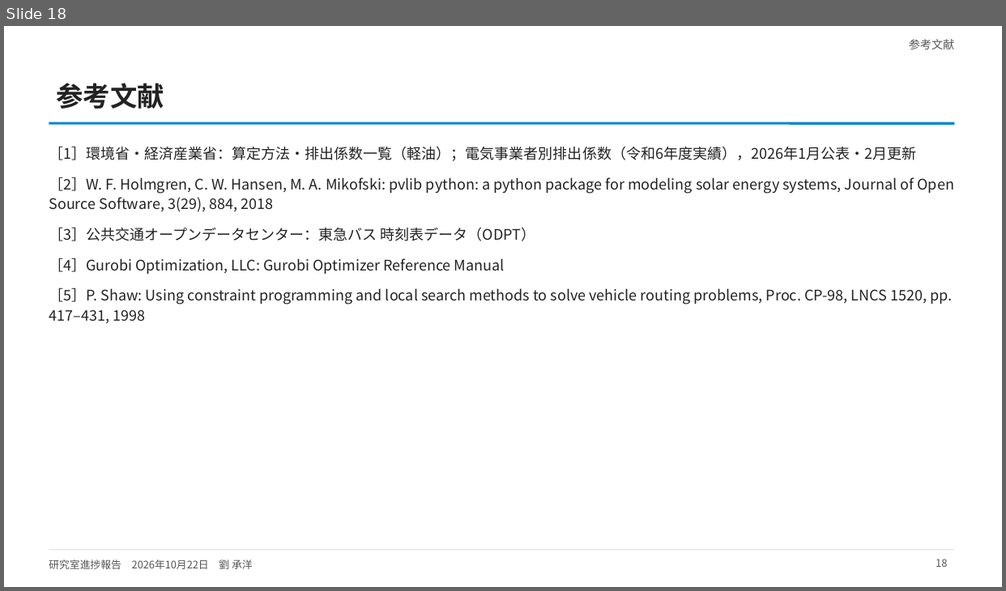
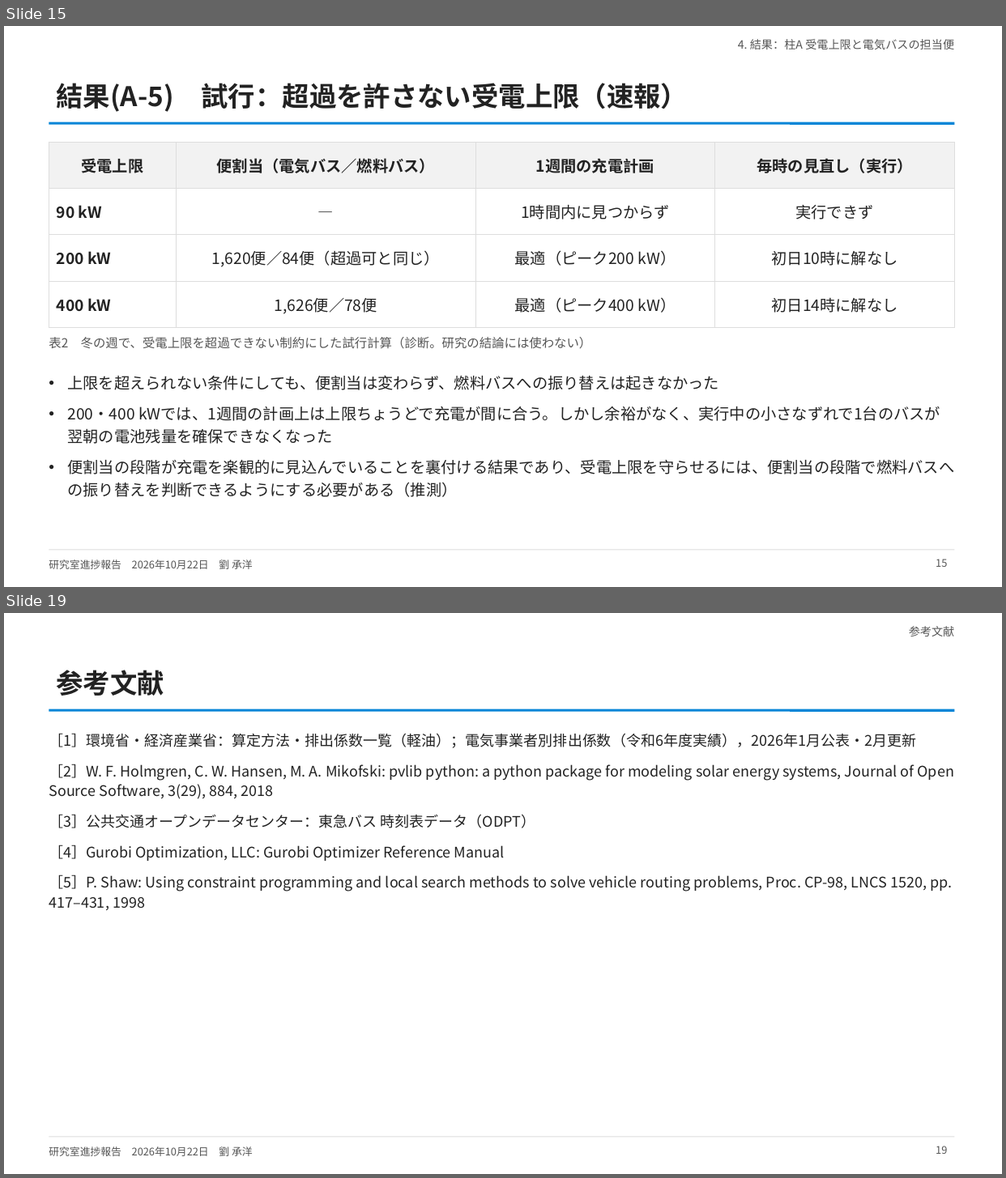
Before and after one commit to CYLIU2003/master-course, a slide deck: outcome/2026-10-22_lab_progress/lab_progress_20261022.pptx. Shown one above the other, each under a label of ours: slide 18 before the commit, slides 15 and 19 after it; the slides between them are not shown. The pictures are 1006x591 and 1006x1178 pixels, drawn with LibreOffice and Linux fonts; fonts in the diff are those of the drawing. Boxes give left, top, right and bottom in pixels: in the first picture for what was removed or moved away, otherwise in the second. Text is boxed around its words. In the diff, an @@ line names an element or a change of style, - is before the commit and + after.

```diff
--- a/outcome/2026-10-22_lab_progress/lab_progress_20261022.pptx
+++ b/outcome/2026-10-22_lab_progress/lab_progress_20261022.pptx
@@ slide 15 added at (4, 26, 1002, 587), background #FFFFFF; not listed: 3 template elements that a slide beside it also shows @@
@@ text added at (738, 39, 954, 49), 11 pt, text #555555 @@
+4. 結果：柱A 受電上限と電気バスの担当便
@@ title added at (57, 83, 688, 112), 26 pt, text #222222, bold @@
+結果(A-5) 試行：超過を許さない受電上限（速報）
@@ table added at (49, 142, 955, 318), 4 rows, 4 columns @@
+受電上限 | 便割当（電気バス／燃料バス） | 1週間の充電計画 | 毎時の見直し（実行）
+90 kW | ― | 1時間内に見つからず | 実行できず
+200 kW | 1,620便／84便（超過可と同じ） | 最適（ピーク200 kW） | 初日10時に解なし
+400 kW | 1,626便／78便 | 最適（ピーク400 kW） | 初日14時に解なし
@@ text added at (49, 337, 592, 349), 12 pt, text #555555 @@
+表2 冬の週で、受電上限を超過できない制約にした試行計算（診断。研究の結論には使わない）
@@ text added at (68, 375, 955, 497), 15 pt, text #222222 @@
+• 上限を超えられない条件にしても、便割当は変わらず、燃料バスへの振り替えは起きなかった
+• 200・400 kWでは、1週間の計画上は上限ちょうどで充電が間に合う。しかし余裕がなく、実行中の小さなずれで1台のバスが翌朝の電池残量を確保できなくなった
+• 便割当の段階が充電を楽観的に見込んでいることを裏付ける結果であり、受電上限を守らせるには、便割当の段階で燃料バスへの振り替えを判断できるようにする必要がある（推測）
@@ page number added at (936, 559, 947, 567), 10 pt, text #555555 @@
+15
@@ what was slide 18 is now slide 19 @@
@@ page number at (936, 1146, 947, 1154): text changed @@
-18
+19
```
Also in this commit, not shown: 3 slides changed, 3 other files.
